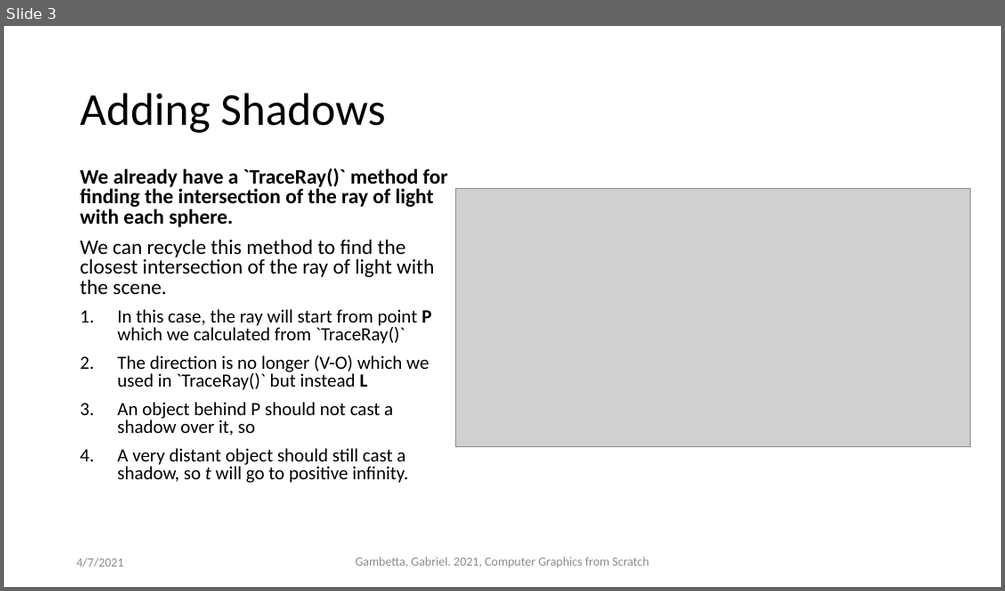
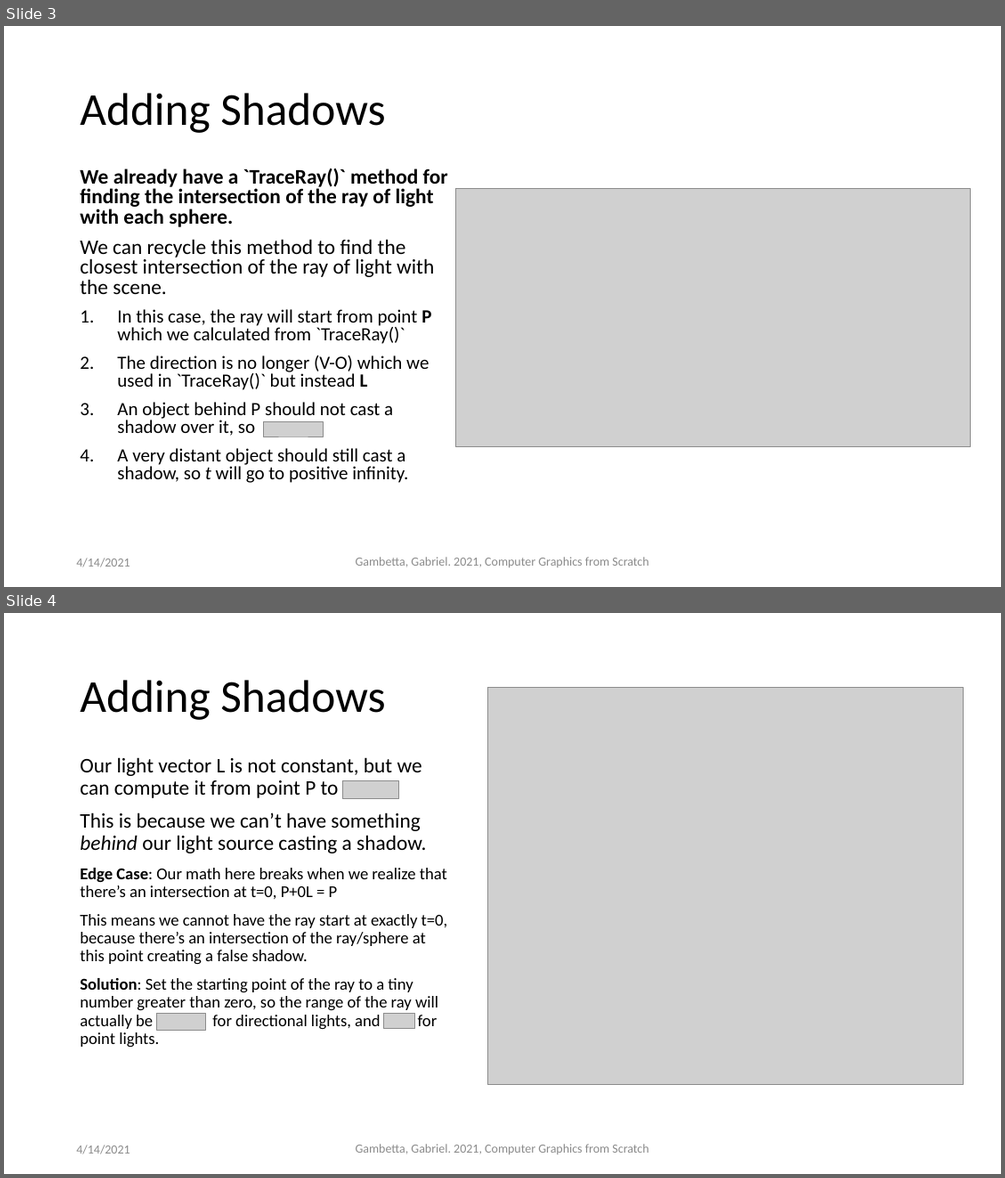
Before and after one commit to ctrachte/JS-Computer-Graphics-Demo, a slide deck: computer-graphics-js-2.pptx. Shown one above the other, each under a label of ours: slide 3 before the commit, slides 3 and 4 after it. The pictures are 1005x591 and 1005x1178 pixels, drawn with LibreOffice and Linux fonts; fonts in the diff are those of the drawing; grey boxes stand for pictures. Boxes give left, top, right and bottom in pixels: in the first picture for what was removed or moved away, otherwise in the second. Text is boxed around its words. In the diff, an @@ line names an element or a change of style, - is before the commit and + after.

Commit message:
finish ppt slide deck, updated code to include new raytrace methods, reflections, shadows

```diff
--- a/computer-graphics-js-2.pptx
+++ b/computer-graphics-js-2.pptx
@@ slide 4 added at (4, 613, 1001, 1174), background #FFFFFF @@
@@ title added at (80, 680, 385, 720), 44 pt, text #000000 @@
+Adding Shadows
@@ picture added at (488, 688, 963, 1084) @@
@@ text added at (80, 757, 448, 1046), 16 pt, text #000000 @@
+Our light vector L is not constant, but we can compute it from point P to
+This is because we can’t have something behind our light source casting a shadow.
+Edge Case: Our math here breaks when we realize that there’s an intersection at t=0, P+0L = P
+This means we cannot have the ray start at exactly t=0, because there’s an intersection of the ray/sphere at this point creating a false shadow.
+Solution: Set the starting point of the ray to a tiny number greater than zero, so the range of the ray will actually be for directional lights, and for point lights.
@@ picture added at (342, 780, 399, 798) @@
@@ picture added at (156, 1013, 207, 1030) @@
@@ picture added at (384, 1013, 415, 1028) @@
@@ text added at (76, 1144, 129, 1154), 12 pt, text #8C8C8C @@
+4/14/2021
@@ text added at (356, 1143, 648, 1154), 12 pt, text #8C8C8C @@
+Gambetta, Gabriel. 2021, Computer Graphics from Scratch
@@ slide 3 changed as well @@
@@ picture added at (264, 421, 323, 436) @@
@@ text at (76, 557, 129, 567): text changed @@
-4/7/2021
+4/14/2021
```
Also in this commit, not shown: 4 other slides changed, 4 other slides added, 1 other file.
